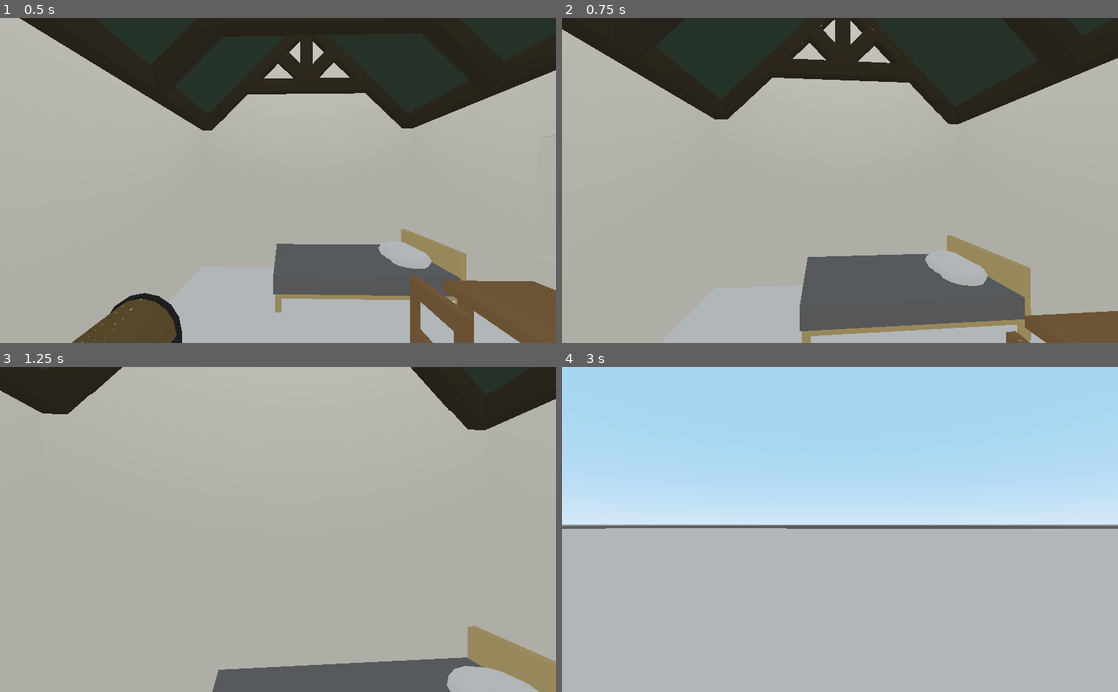
Above: before the commit, frames 1-4 (two rows, left to right).
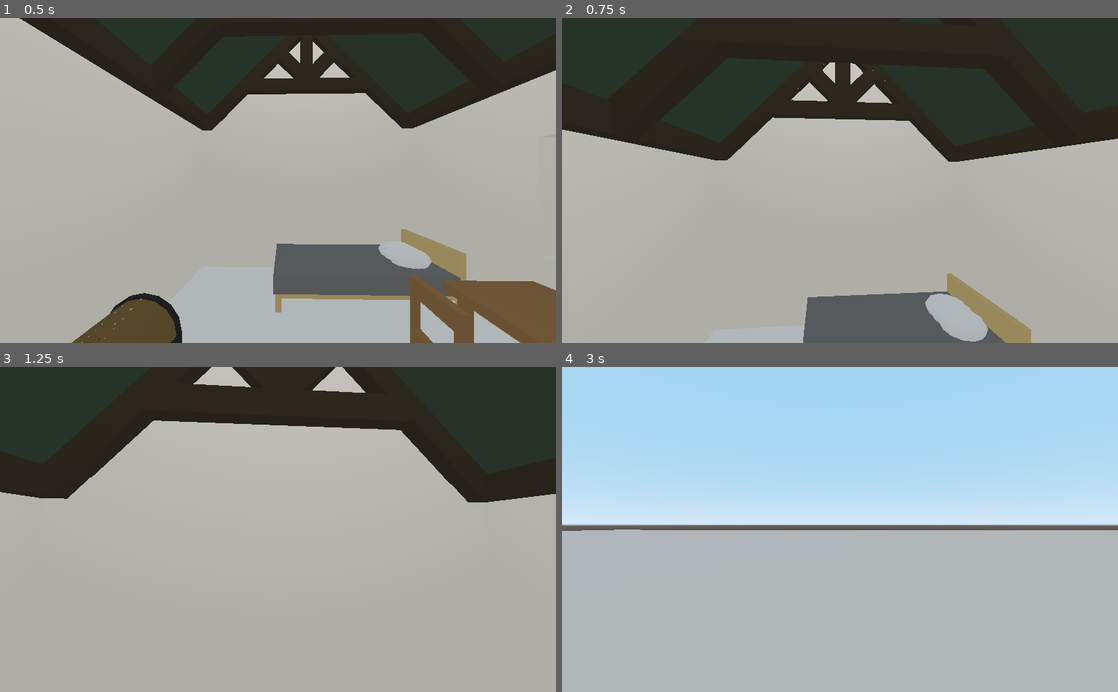
Above: after the commit, the same moments.

Repository: glang/Dungeon-City
Game: Godot game, scene res://City.tscn
Two runs of this game, one before a commit and one after it. Both use one fixed random seed, a clock stepped at 60 frames per second and the inputs below.
Inputs (mouse positions are in pixels of both pictures, inside the frame that each line leads up to):
- Up to frame 1 (0.5 s): no input
- Up to frame 2 (0.75 s): tap Enter at 0.5 s; move the mouse to (867, 180) at 0.52 s; hold W (move_forward) from 0.53 s (still down); tap Space (jump) at 0.6 s
- Up to frame 3 (1.25 s): keep holding W (move_forward); tap Space (jump) at 0.77, 1.07 s
- Up to frame 4 (3 s): keep holding W (move_forward); move the mouse to (812, 529) at 1.27 s; click (812, 529) at 1.35 s; tap Space (jump) at 1.52, 1.55, 1.82, 2.1, 2.75 s; move the mouse to (851, 523) at 2.02 s; move the mouse to (834, 536) at 2.77 s; click (834, 536) at 2.85 s

Frame 1 is identical in both runs. In frame 2, 26% of the frame differs, in the area x 0-100%, y 0-100%; in frame 3, 26%; in frame 4, 0.5%.

Commit message:
adding jumping with spacebar

Diff:
--- a/Character.gd
+++ b/Character.gd
@@ -5,6 +5,7 @@
 var gravity = -30
 var max_speed = 3
 var mouse_sensitivity = 0.002  # radians/pixel
+var jump_speed = 6
 
 var velocity = Vector3()
 
@@ -31,6 +32,8 @@
 		input_dir += -camera.global_transform.basis.x
 	if Input.is_action_pressed("strafe_right"):
 		input_dir += camera.global_transform.basis.x
+	if Input.is_action_just_pressed("jump") and is_on_floor():
+		velocity.y = jump_speed
 	input_dir = input_dir.normalized()
 	return input_dir
 
--- a/City.tscn
+++ b/City.tscn
@@ -430,20 +430,22 @@
 height = 3.0
 depth = 0.457
 
-[node name="Triangle Beams" parent="." instance=ExtResource( 1 )]
-transform = Transform( 1, 0, 0, 0, 1, 0, 0, 0, 1, 3.07282, 3.04624, -1.3662 )
-
-[node name="Triangle Beams2" parent="." instance=ExtResource( 1 )]
-transform = Transform( 1, 0, 0, 0, 1, 0, 0, 0, 1, -2.81581, 3.04624, -1.3662 )
-
-[node name="Triangle Beams3" parent="." instance=ExtResource( 1 )]
-transform = Transform( 0.4, 0, 0, 0, 1, 0, 0, 0, 1, -1.03244, 3.04624, -1.3662 )
-
-[node name="Triangle Beams4" parent="." instance=ExtResource( 1 )]
-transform = Transform( 0.4, 0, 0, 0, 1, 0, 0, 0, 1, 0.92399, 3.04624, -1.3662 )
-
 [node name="Character" parent="." instance=ExtResource( 2 )]
 transform = Transform( -0.0273285, 0, 0.999627, 0, 1, 0, -0.999627, 0, -0.0273285, 1.22369, 0.90986, -0.998776 )
 
 [node name="WorldEnvironment" type="WorldEnvironment" parent="."]
 environment = ExtResource( 8 )
+
+[node name="Triangle Beams" type="Node" parent="."]
+
+[node name="Triangle Beams" parent="Triangle Beams" instance=ExtResource( 1 )]
+transform = Transform( 1, 0, 0, 0, 1, 0, 0, 0, 1, 3.07282, 3.04624, -1.40136 )
+
+[node name="Triangle Beams2" parent="Triangle Beams" instance=ExtResource( 1 )]
+transform = Transform( 1, 0, 0, 0, 1, 0, 0, 0, 1, -2.81581, 3.04624, -1.40136 )
+
+[node name="Triangle Beams3" parent="Triangle Beams" instance=ExtResource( 1 )]
+transform = Transform( 0.4, 0, 0, 0, 1, 0, 0, 0, 1, -1.03244, 3.04624, -1.40136 )
+
+[node name="Triangle Beams4" parent="Triangle Beams" instance=ExtResource( 1 )]
+transform = Transform( 0.4, 0, 0, 0, 1, 0, 0, 0, 1, 0.92399, 3.04624, -1.40136 )
